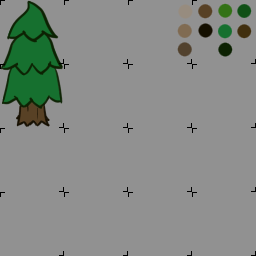
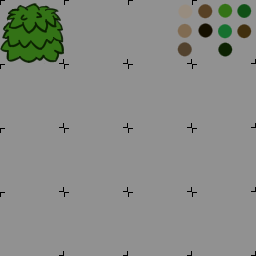
Before/after of a 256 × 256 layered artwork. What changed in the layer stack:
hid group "small tree" (3 layers) over [0,0,64,127]
showed group "bush" (4 layers) over [0,0,64,127]
painted on "color" (5th of 5, in "bush") over [0,0,64,64]
